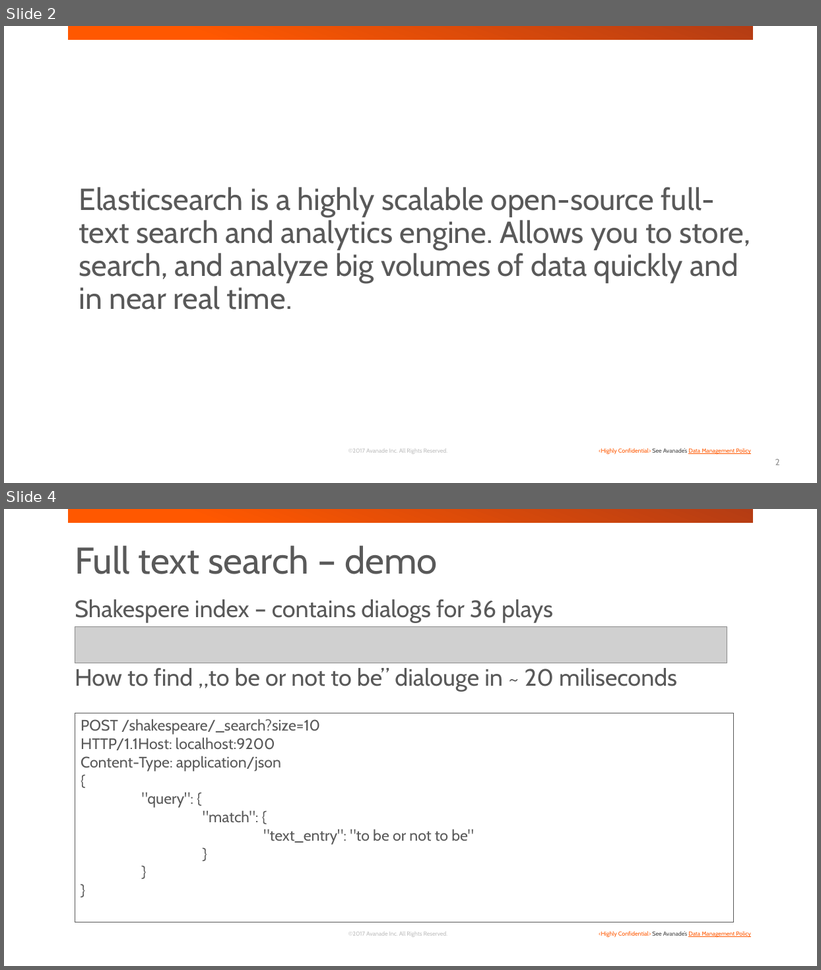
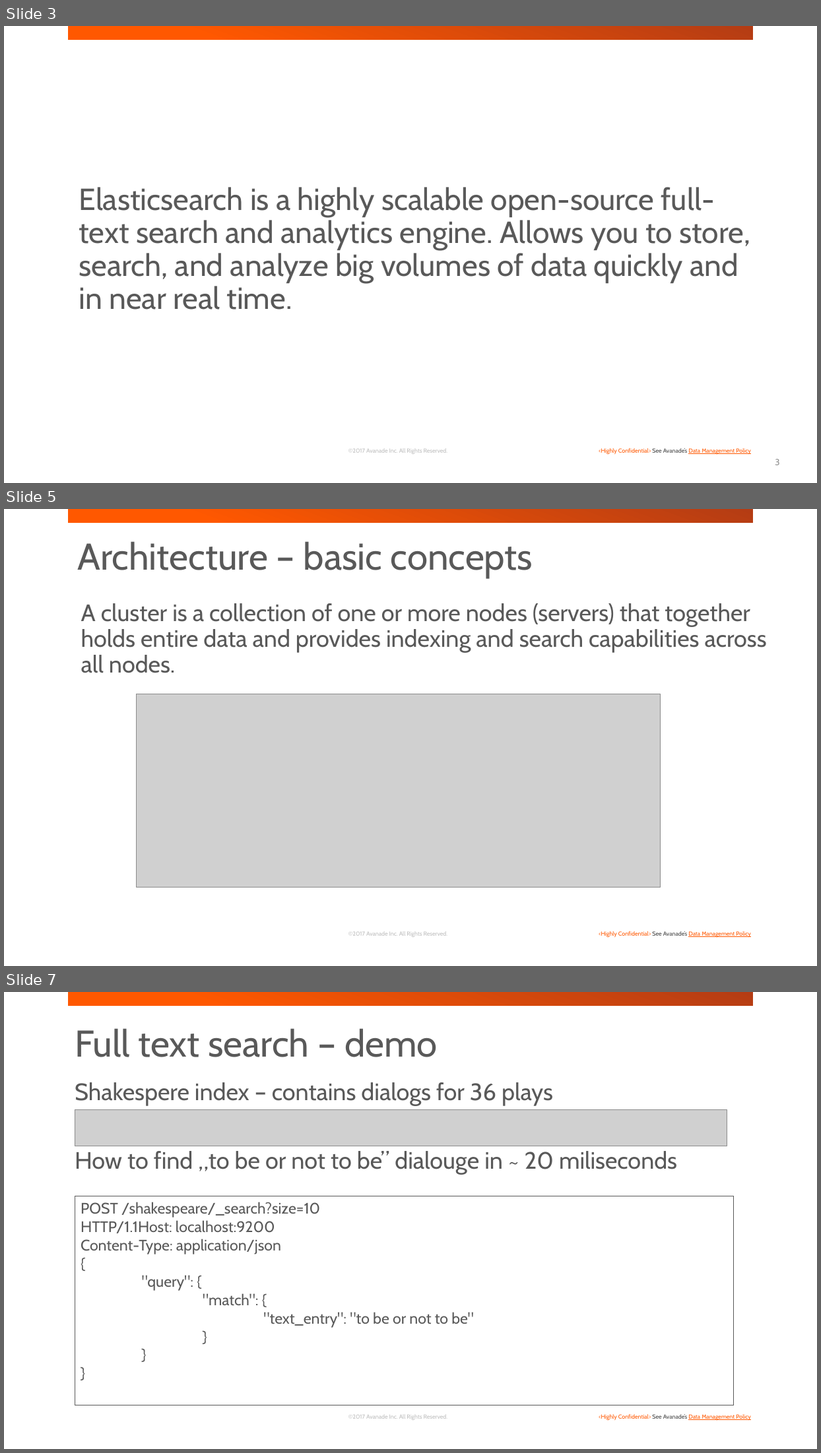
Before and after one commit to jakubgw/elasticsearch-short-intruduction, a slide deck: elasticsearch short introduction.pptx. Shown one above the other, each under a label of ours: slides 2 and 4 before the commit, slides 3, 5 and 7 after it; the slides between them are not shown. The pictures are 821x970 and 821x1453 pixels, drawn with LibreOffice and Linux fonts; fonts in the diff are those of the drawing; grey boxes stand for pictures; background and template pictures are left out. Boxes give left, top, right and bottom in pixels: in the first picture for what was removed or moved away, otherwise in the second. Text is boxed around its words. In the diff, an @@ line names an element or a change of style, - is before the commit and + after.

```diff
--- a/elasticsearch short introduction.pptx
+++ b/elasticsearch short introduction.pptx
@@ slide 5 added at <box>4,509,817,966</box>, background #FFFFFF; not listed: 3 template elements that a slide beside it also shows @@
@@ text added at <box>77,541,533,578</box>, 44 pt, text #595959 @@
+Architecture – basic concepts
@@ text added at <box>81,603,767,673</box>, 28 pt, text #595959 @@
+A cluster is a collection of one or more nodes (servers) that together holds entire data and provides indexing and search capabilities across all nodes.
@@ picture added at <box>136,694,660,888</box> @@
@@ what was slide 2 is now slide 3 @@
@@ page number at <box>775,459,780,466</box>: text changed @@
-2
+3
@@ what was slide 4 is now slide 7 @@
```
Also in this commit, not shown: 2 slides changed, 7 other slides added, 4 other files.
